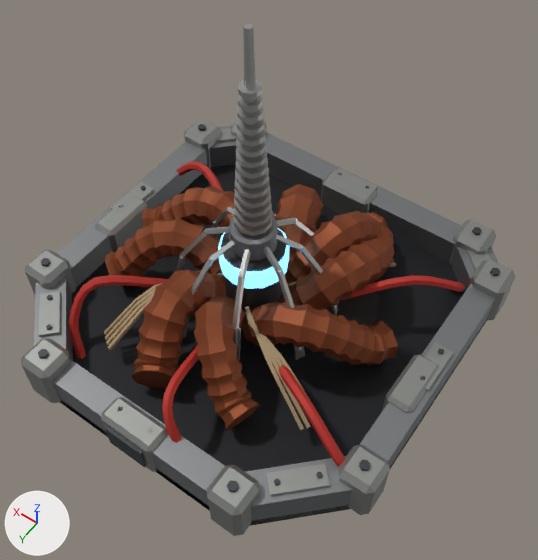
What one commit did to the glTF model client/assets/models/packs/placeholders/beacon.glb.
The view is the same before and after, from a 50 mm lens placed at (-1.982, 2.599, 4.64), pointed at (-0.298, 0.242, 0.936). Every picture has the same lights, and +X, +Y and +Z are marked at lower left. The older version comes first. Vertices at exactly the same position are counted once.

The first picture shows 'anim_glow_light', 'body'.
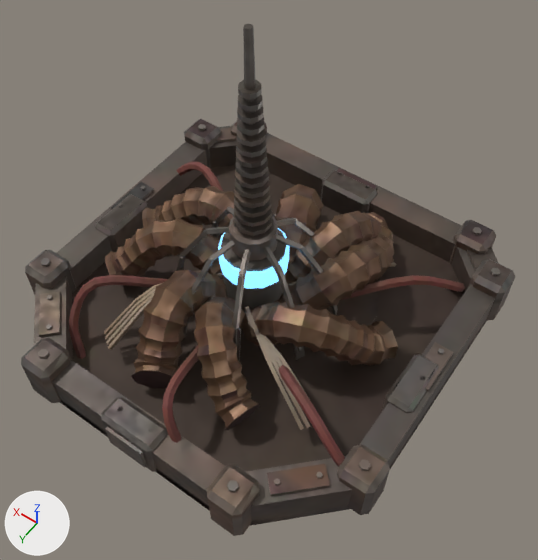
What differs and where, as boxes (x1, y1, x2, y2) in the pictures (538 x 560 px):
part 1 of me_body, recoloured: (38, 124, 501, 526) in both
part 2 of me_body, recoloured: (34, 126, 498, 524) in both
part 3 of me_body, recoloured: (21, 119, 516, 536) in both
part 4 of me_body, recoloured: (72, 164, 463, 472) in both
part 5 of me_body, recoloured: (327, 292, 379, 326) in both
part 6 of me_body, recoloured: (105, 184, 398, 430) in both
part 7 of me_body, recoloured: (104, 259, 396, 430) in both
part 8 of me_body, recoloured: (69, 162, 465, 467) in both
part 9 of me_body, recoloured: (177, 24, 338, 361) in both

Diff of the bpy script that builds the scene:
```diff
--- a/client/assets/models/packs/placeholders/beacon.glb.py
+++ b/client/assets/models/packs/placeholders/beacon.glb.py
@@ img_image_2 @@
+img_image_2 = load_image('Image_2', '_unpacked/Image_2', 512, 512, 'Non-Color')
@@ img_image_1 @@
+img_image_1 = load_image('Image_1', '_unpacked/Image_1', 512, 512, 'Non-Color')
@@ img_image_0 @@
+img_image_0 = load_image('Image_0', '_unpacked/Image_0', 512, 512, 'sRGB')
@@ mat_pbr_body @@
+mat_pbr_body = bpy.data.materials.new('pbr_body')
+# uses the picture img_image_0
+# uses the picture img_image_1
+# uses the picture img_image_2
@@ me_body @@
 me_body.from_pydata(...)  # 4348 vertices, 8168 faces; spans x -1.48..1.48, y -1.5..1.43, z 0.0..2.5
 # used by ob_body; location = (0.0, 0.0, 0.0)
+# me_body part 1: 608 faces spanning x -1.44..1.44, y -1.46..1.42, z 0.0..0.85 switch from mat_steel_dark to mat_pbr_body
+# me_body part 2: 204 faces spanning x -1.44..1.44, y -1.46..1.38, z 0.0..1.05 switch from mat_steel to mat_pbr_body
+# me_body part 3: 624 faces spanning x -1.48..1.48, y -1.5..1.43, z 0.0..0.42 switch from mat_steel_robo to mat_pbr_body
+# me_body part 4: 28 faces spanning x -1.24..1.24, y -1.26..1.19, z 0.0..0.1 switch from mat_steel_black to mat_pbr_body
+# me_body part 5: 52 faces spanning x -0.77..-0.07, y -0.76..-0.04, z 0.1..0.11 switch from mat_grime to mat_pbr_body
+# me_body part 6: 3824 faces spanning x -1.08..1.2, y -1.14..1.04, z 0.11..0.75 switch from mat_copper_hose to mat_pbr_body
+# me_body part 7: 832 faces spanning x -0.95..0.95, y -0.95..0.95, z 0.24..0.52 switch from mat_cable_tan to mat_pbr_body
+# me_body part 8: 824 faces spanning x -1.4..1.38, y -1.12..1.25, z 0.04..1.25 switch from mat_rubber_red to mat_pbr_body
+# me_body part 9: 1172 faces spanning x -0.57..0.57, y -0.57..0.57, z 0.25..2.5 switch from mat_steel_light to mat_pbr_body
```
